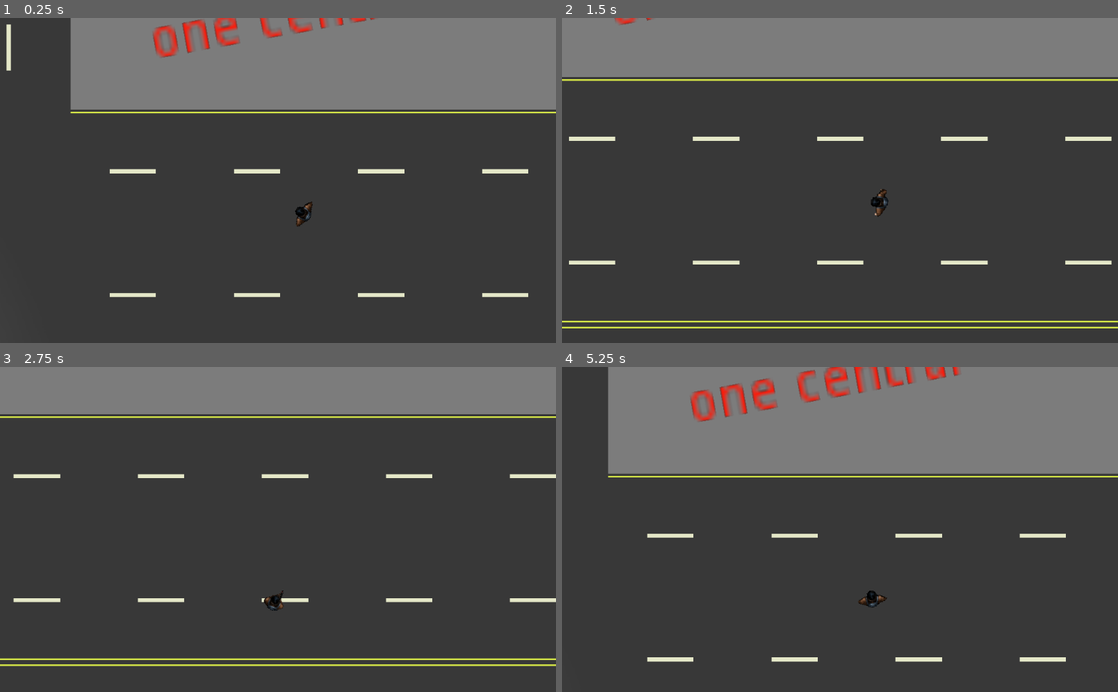
Above: before the commit, frames 1-4 (two rows, left to right).
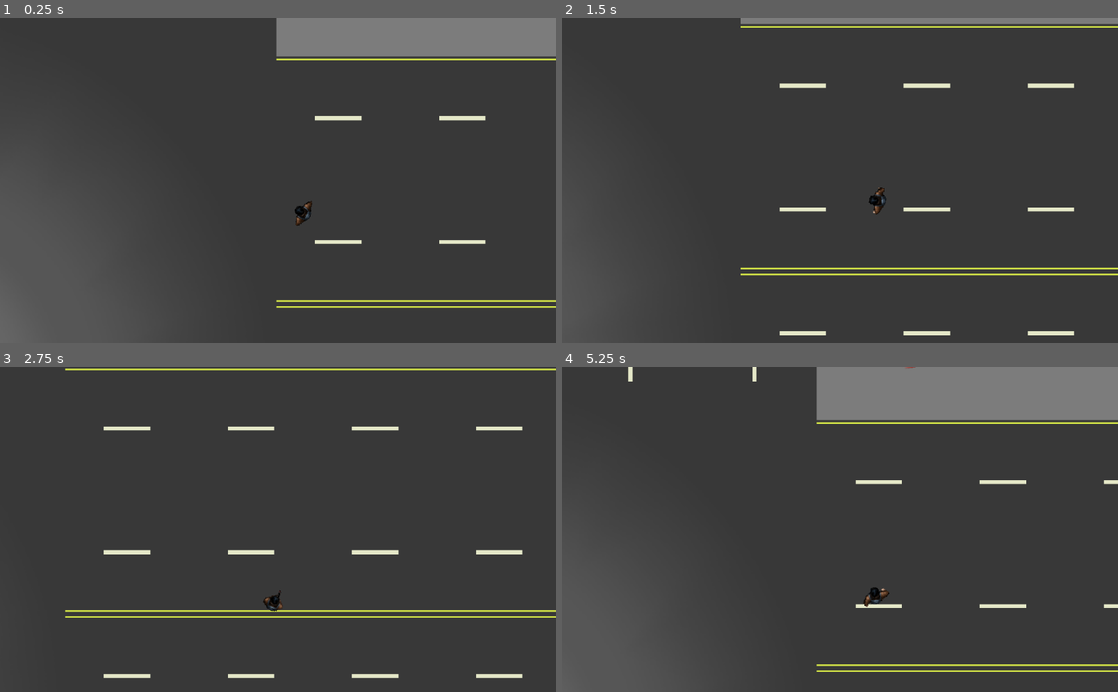
Above: after the commit, the same moments.

Repository: dotnize/gera
Game: Godot game, scene res://scenes/World.tscn
Same seed, same stepped clock (60 frames per second), same inputs: the game is played once before the commit and once after it.
Inputs (mouse positions are in pixels of both pictures, inside the frame that each line leads up to):
- Up to frame 1 (0.25 s): no input
- Up to frame 2 (1.5 s): move the mouse to (962, 164) at 0.52 s; hold Right (ui_right) 0.53-1.28 s; hold Shift (run) 0.53-1.28 s; click (962, 164) at 0.8 s; move the mouse to (728, 196) at 1.27 s; hold Down (ui_down) from 1.28 s (still down); click (728, 196) at 1.35 s
- Up to frame 3 (2.75 s): tap Shift (run) at 1.55 s; move the mouse to (333, 458) at 2.02 s; release Down (ui_down) at 2.03 s; hold Right (ui_right) from 2.03 s (still down); hold 1 (equip1) from 2.03 s (still down); click (333, 458) at 2.3 s
- Up to frame 4 (5.25 s): move the mouse to (812, 594) at 2.77 s; release Right (ui_right) at 2.78 s; release 1 (equip1) at 2.78 s; hold Up (ui_up) 2.78-3.53 s; tap 2 (equip2) at 2.85 s; tap Shift (run) at 3.05, 4.35 s; move the mouse to (1006, 578) at 3.52 s; hold 3 (equip3) 3.53-4.28 s; hold Left (ui_left) 3.53-5.03 s; click (1006, 578) at 3.8 s; move the mouse to (673, 480) at 4.27 s; move the mouse to (867, 529) at 5.02 s; press the mouse at (867, 529) at 5.03 s; hold Down (ui_down) from 5.03 s (still down)

The runs differ from the first frame. In frame 1, 29% of the frame differs, in the area x 0-100%, y 0-100%; in frame 2, 23%; in frame 3, 20%; in frame 4, 29%.

Commit message:
player_walk and player_run adjustments

Diff:
--- a/scenes/Player.tscn
+++ b/scenes/Player.tscn
@@ -1,7 +1,7 @@
 [gd_scene load_steps=26 format=2]
 
-[ext_resource path="res://assets/player/player_walk_unarmed.png" type="Texture" id=1]
-[ext_resource path="res://assets/player/player_run_unarmed.png" type="Texture" id=2]
+[ext_resource path="res://assets/player/player_run.png" type="Texture" id=1]
+[ext_resource path="res://assets/player/player_walk.png" type="Texture" id=2]
 [ext_resource path="res://scripts/Player.gd" type="Script" id=3]
 [ext_resource path="res://assets/weapons/pistol_9mm.png" type="Texture" id=4]
 [ext_resource path="res://assets/player/player_pistol.png" type="Texture" id=5]
@@ -14,64 +14,59 @@
 height = 17.4165
 
 [sub_resource type="AtlasTexture" id=2]
-atlas = ExtResource( 2 )
-region = Rect2( 0, 0, 80, 87 )
+atlas = ExtResource( 1 )
+region = Rect2( 0, 0, 64, 64 )
 
 [sub_resource type="AtlasTexture" id=3]
-atlas = ExtResource( 2 )
-region = Rect2( 80, 0, 80, 87 )
+atlas = ExtResource( 1 )
+region = Rect2( 64, 0, 64, 64 )
 
 [sub_resource type="AtlasTexture" id=4]
-atlas = ExtResource( 2 )
-region = Rect2( 160, 0, 80, 87 )
+atlas = ExtResource( 1 )
+region = Rect2( 128, 0, 64, 64 )
 
 [sub_resource type="AtlasTexture" id=5]
-atlas = ExtResource( 2 )
-region = Rect2( 240, 0, 80, 87 )
+atlas = ExtResource( 1 )
+region = Rect2( 192, 0, 64, 64 )
 
 [sub_resource type="AtlasTexture" id=6]
-atlas = ExtResource( 2 )
-region = Rect2( 320, 0, 80, 87 )
+atlas = ExtResource( 1 )
+region = Rect2( 256, 0, 64, 64 )
 
 [sub_resource type="AtlasTexture" id=7]
-atlas = ExtResource( 2 )
-region = Rect2( 400, 0, 80, 87 )
+atlas = ExtResource( 1 )
+region = Rect2( 320, 0, 64, 64 )
 
 [sub_resource type="AtlasTexture" id=8]
-atlas = ExtResource( 1 )
-region = Rect2( 0, 0, 35, 57 )
+atlas = ExtResource( 2 )
+region = Rect2( 0, 0, 64, 64 )
 
 [sub_resource type="AtlasTexture" id=9]
-atlas = ExtResource( 1 )
-region = Rect2( 35, 0, 35, 57 )
+atlas = ExtResource( 2 )
+region = Rect2( 64, 0, 64, 64 )
 
 [sub_resource type="AtlasTexture" id=10]
-atlas = ExtResource( 1 )
-region = Rect2( 70, 0, 35, 57 )
+atlas = ExtResource( 2 )
+region = Rect2( 128, 0, 64, 64 )
 
 [sub_resource type="AtlasTexture" id=11]
-atlas = ExtResource( 1 )
-region = Rect2( 105, 0, 35, 57 )
+atlas = ExtResource( 2 )
+region = Rect2( 192, 0, 64, 64 )
 
 [sub_resource type="AtlasTexture" id=12]
-atlas = ExtResource( 1 )
-region = Rect2( 140, 0, 35, 57 )
+atlas = ExtResource( 2 )
+region = Rect2( 256, 0, 64, 64 )
 
 [sub_resource type="AtlasTexture" id=13]
-atlas = ExtResource( 1 )
-region = Rect2( 175, 0, 35, 57 )
+atlas = ExtResource( 2 )
+region = Rect2( 320, 0, 64, 64 )
 
 [sub_resource type="SpriteFrames" id=14]
 animations = [ {
 "frames": [ SubResource( 2 ), SubResource( 3 ), SubResource( 4 ), SubResource( 5 ), SubResource( 6 ), SubResource( 7 ) ],
 "loop": true,
-"name": "player_run_unarmed",
-"speed": 12.0
-}, {
-"frames": [ SubResource( 8 ), SubResource( 9 ), SubResource( 10 ), SubResource( 11 ), SubResource( 12 ), SubResource( 13 ) ],
-"loop": true,
-"name": "player_walk_unarmed",
-"speed": 8.0
+"name": "player_run",
+"speed": 10.0
 }, {
 "frames": [ ExtResource( 6 ) ],
 "loop": true,
@@ -82,25 +77,30 @@
 "loop": true,
 "name": "player_pistol",
 "speed": 5.0
+}, {
+"frames": [ SubResource( 8 ), SubResource( 9 ), SubResource( 10 ), SubResource( 11 ), SubResource( 12 ), SubResource( 13 ) ],
+"loop": true,
+"name": "player_walk",
+"speed": 6.0
 } ]
 
-[sub_resource type="OccluderPolygon2D" id=17]
+[sub_resource type="OccluderPolygon2D" id=15]
 polygon = PoolVector2Array( -1.93374, -12.3739, -7.54166, 2.58051, -1.93374, 15.9327, 10.0832, 2.58051 )
 
-[sub_resource type="SpriteFrames" id=15]
+[sub_resource type="SpriteFrames" id=16]
 animations = [ {
+"frames": [ ExtResource( 7 ) ],
+"loop": true,
+"name": "pistol_deagle",
+"speed": 5.0
+}, {
 "frames": [ ExtResource( 4 ) ],
 "loop": true,
 "name": "pistol_9mm",
 "speed": 5.0
-}, {
-"frames": [ ExtResource( 7 ) ],
-"loop": true,
-"name": "pistol_deagle",
-"speed": 5.0
 } ]
 
-[sub_resource type="SpriteFrames" id=16]
+[sub_resource type="SpriteFrames" id=17]
 animations = [ {
 "frames": [ ExtResource( 8 ) ],
 "loop": true,
@@ -115,13 +115,13 @@
 shape = SubResource( 1 )
 
 [node name="PlayerSprite" type="AnimatedSprite" parent="."]
-position = Vector2( 1.02479, -2.59928 )
+position = Vector2( 1.02479, -0.0361564 )
 scale = Vector2( 0.937464, 0.937464 )
 frames = SubResource( 14 )
-animation = "player_walk_unarmed"
+animation = "player_run"
 
 [node name="LightOccluder2D" type="LightOccluder2D" parent="PlayerSprite"]
-occluder = SubResource( 17 )
+occluder = SubResource( 15 )
 
 [node name="Aim" type="Position2D" parent="."]
 position = Vector2( 19.3842, 1.62639 )
@@ -133,13 +133,13 @@
 [node name="PistolSprite" type="AnimatedSprite" parent="."]
 visible = false
 position = Vector2( 4.11765, -2.97114 )
-frames = SubResource( 15 )
+frames = SubResource( 16 )
 animation = "pistol_9mm"
 
 [node name="RifleSprite" type="AnimatedSprite" parent="."]
 visible = false
 position = Vector2( 0.582279, -3.11939 )
-frames = SubResource( 16 )
+frames = SubResource( 17 )
 animation = "smg_mp5"
 
 [node name="Camera2D" type="Camera2D" parent="."]
--- a/scenes/World.tscn
+++ b/scenes/World.tscn
@@ -40,7 +40,7 @@
 [node name="BulletContainer" type="Node" parent="."]
 
 [node name="Player" parent="." instance=ExtResource( 1 )]
-position = Vector2( 460.024, 133.313 )
+position = Vector2( 195.204, 202.011 )
 
 [node name="one central label" type="RichTextLabel" parent="."]
 margin_left = 256.086
--- a/scripts/Player.gd
+++ b/scripts/Player.gd
@@ -2,8 +2,8 @@
 
 signal shoot
 
-const WALK_SPEED = 140
-const RUN_SPEED = 200
+const WALK_SPEED = 130
+const RUN_SPEED = 190
 var velocity  = Vector2()
 var speed = WALK_SPEED
 
@@ -13,7 +13,7 @@
 
 
 func _ready():
-	$PlayerSprite.animation = 'player_walk_unarmed'
+	$PlayerSprite.animation = 'player_walk'
 	$PlayerSprite.playing = false
 	$PlayerSprite.frame = 0
 
@@ -31,11 +31,11 @@
 	if Input.is_action_pressed('run'):
 		speed = RUN_SPEED
 		if not reloading and not shooting and current_weapon == 0:
-			$PlayerSprite.animation = 'player_run_unarmed'
+			$PlayerSprite.animation = 'player_run'
 	else:
 		speed = WALK_SPEED
 		if not reloading and not shooting and current_weapon == 0:
-			$PlayerSprite.animation = 'player_walk_unarmed'
+			$PlayerSprite.animation = 'player_walk'
 
 	var look_vec = get_global_mouse_position() - global_position
 	global_rotation = atan2(look_vec.y, look_vec.x)
Binary file added: assets/player/player_run.png
Not shown, changed: assets/player/player_run.png.import
Binary file removed: assets/player/player_run_unarmed.png
Binary file added: assets/player/player_walk.png
Not shown, changed: assets/player/player_walk.png.import
Binary file removed: assets/player/player_walk_unarmed.png
